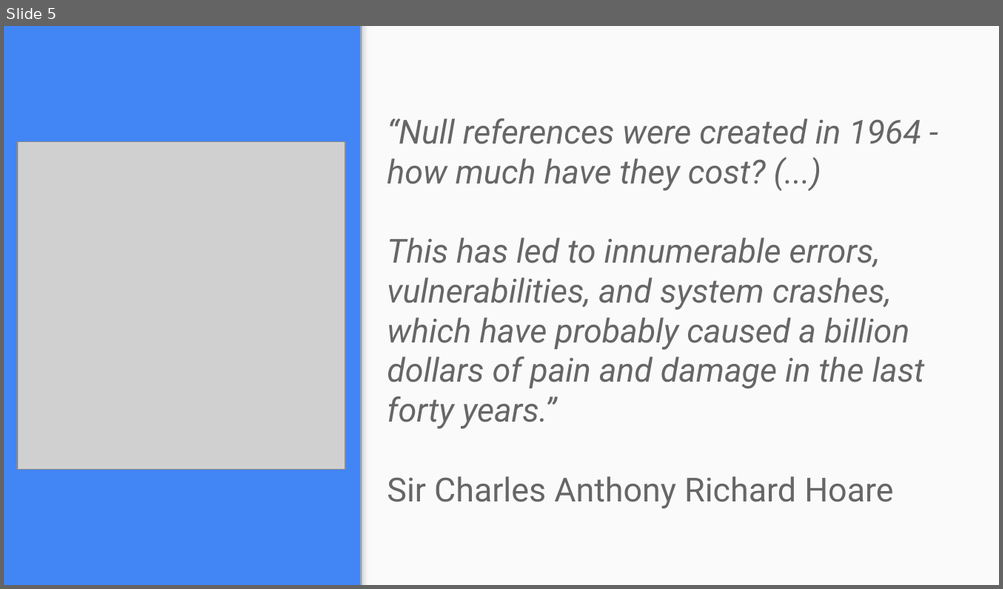
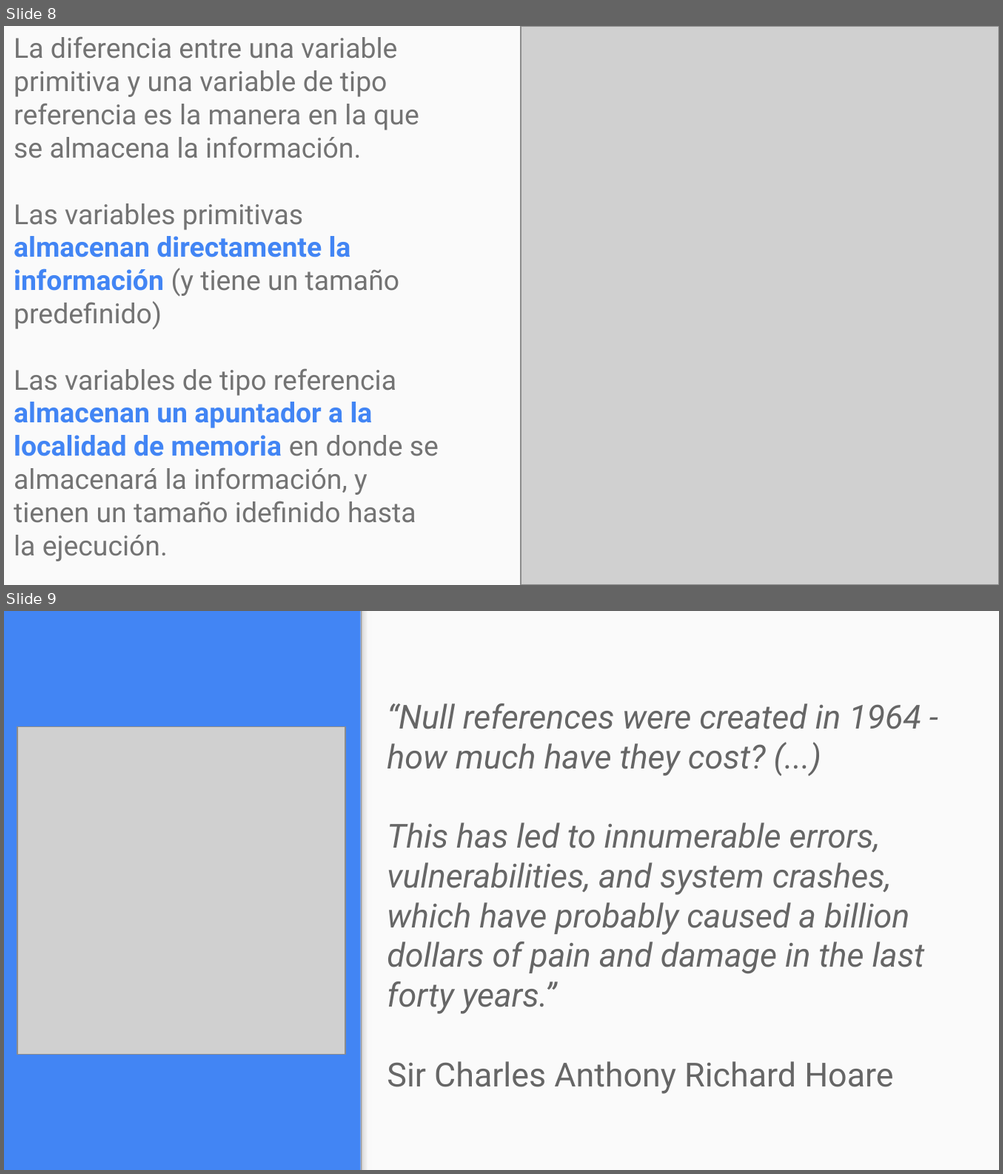
Before and after one commit to OMardil/INFO2, a slide deck: MOD05_Variables_tipo_referencia/01 Presentacion/INFO2_MOD05-Variables_Tipo_Referencia.pptx. Shown one above the other, each under a label of ours: slide 5 before the commit, slides 8 and 9 after it. The pictures are 1003x589 and 1003x1174 pixels, drawn with LibreOffice and Linux fonts; fonts in the diff are those of the drawing; grey boxes stand for pictures. Boxes give left, top, right and bottom in pixels: in the first picture for what was removed or moved away, otherwise in the second. Text is boxed around its words. In the diff, an @@ line names an element or a change of style, - is before the commit and + after.

Commit message:
Changes to MOD05 Tipo referencia

```diff
--- a/MOD05_Variables_tipo_referencia/01 Presentacion/INFO2_MOD05-Variables_Tipo_Referencia.pptx
+++ b/MOD05_Variables_tipo_referencia/01 Presentacion/INFO2_MOD05-Variables_Tipo_Referencia.pptx
@@ slide 8 added at [4, 26, 999, 585], background #FAFAFA @@
@@ text added at [14, 36, 438, 562], 20 pt, text #737373 @@
+La diferencia entre una variable primitiva y una variable de tipo referencia es la manera en la que se almacena la información.
+Las variables primitivas almacenan directamente la información (y tiene un tamaño predefinido)
+Las variables de tipo referencia almacenan un apuntador a la localidad de memoria en donde se almacenará la información, y tienen un tamaño idefinido hasta la ejecución.
@@ picture added at [521, 26, 999, 585] @@
@@ what was slide 5 is now slide 9 @@
```
Also in this commit, not shown: 5 slides changed, 10 other slides added, 1 slide removed, 14 other files.
